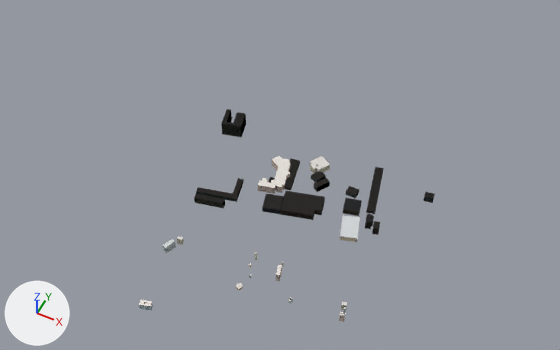
An edit to the glTF model assets/urban/8.gltf, drawn before and after from the same camera.
Rendered twice from a 50 mm lens placed at (374.0, -708.0, 1057.0), pointed at (-36.0, 111.0, 33.0). The axes (+X, +Y, +Z) are drawn at lower left. The lights are the same throughout. The picture after the commit comes second. Vertices at exactly the same position are counted once.

The first picture shows 'Station 8 surrounding real OSM building footprints'.
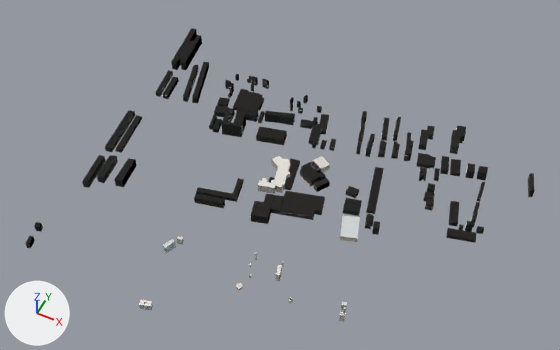
Diff of the bpy script that builds the scene:
```diff
--- a/assets/urban/8.gltf.py
+++ b/assets/urban/8.gltf.py
@@ mat_reflective_blue_building_window @@
+mat_reflective_blue_building_window = principled_material('reflective-blue-building-window')
+mat_reflective_blue_building_window.base_color = (0.514, 0.682, 0.733)  # pale blue #bed7de
+mat_reflective_blue_building_window.metallic = 0.02
+mat_reflective_blue_building_window.roughness = 0.89
@@ mat_weathered_white_facade_trim @@
+mat_weathered_white_facade_trim = principled_material('weathered-white-facade-trim')
+mat_weathered_white_facade_trim.base_color = (0.78, 0.769, 0.737)  # white #e5e3df
+mat_weathered_white_facade_trim.metallic = 0.02
+mat_weathered_white_facade_trim.roughness = 0.89
@@ mat_metal_window_frame @@
+mat_metal_window_frame = principled_material('metal-window-frame')
+mat_metal_window_frame.base_color = (0.412, 0.467, 0.486)  # grey #acb6b9
+mat_metal_window_frame.metallic = 0.02
+mat_metal_window_frame.roughness = 0.89
@@ me_mesh_0 @@
 # used by ob_station_8_surrounding_real_osm_building_footprints; location = (0.0, 0.0, 0.0)
-me_mesh_0.from_pydata(...)  # 917 vertices, 950 faces; spans x -204.0..222.0, y -216.0..231.0, z 0.0..30.0
+me_mesh_0.from_pydata(...)  # 26393 vertices, 14464 faces; spans x -401.0..376.0, y -216.0..417.0, z 0.0..30.0
+# me_mesh_0 part 1: the loose piece of 8 vertices spanning x -156.0..-102.0, y 11.0..32.0, z 0.0..14.0 is copied, and the copy is turned -88.3 degrees about the z axis through its middle and scaled by 0.512, then moved by (-18.0, 232.0, -4.0); it spans x -154.0..-141.0, y 239.0..267.0, z 0.0..6.0
+# me_mesh_0 part 2: the loose piece of 8 vertices spanning x -156.0..-102.0, y 11.0..32.0, z 0.0..14.0 is copied, and the copy is turned -88.7 degrees about the z axis through its middle and scaled by 0.624, then moved by (-95.0, 177.0, -3.0); it spans x -231.0..-217.0, y 181.0..215.0, z 0.0..8.0
+# me_mesh_0 part 3: the loose piece of 8 vertices spanning x 204.0..222.0, y 196.0..209.0, z 0.0..12.0 is copied, and the copy is turned 9.7 degrees about the z axis through its middle and scaled by 0.712, then moved by (102.0, -30.0, -1.0); it spans x 308.0..321.0, y 167.0..178.0, z 0.0..10.0
+# me_mesh_0 part 4: the loose piece of 8 vertices spanning x 204.0..222.0, y 196.0..209.0, z 0.0..12.0 is copied, and the copy is scaled about its middle by (0.771, 1.23, 1.16), then moved by (6.0, -16.0, 1.0); it spans x 212.0..227.0, y 179.0..195.0, z 0.0..14.0
+# me_mesh_0 part 5: 24312 vertices added at x -401.0..376.0, y -72.0..417.0, z 0.0..27.0
+# me_mesh_0 part 6: 364 vertices added at x -367.0..-349.0, y -200.0..-154.0, z 0.0..15.0
+# other edits to the shape of me_mesh_0 do not show in these pictures
 me_mesh_0.materials.append(mat_windowed_plaster_0)
@@ me_mesh_0 @@
 me_mesh_0.materials.append(mat_roof_original_7)
+me_mesh_0.materials.append(mat_reflective_blue_building_window)  # pale blue #bed7de
+me_mesh_0.materials.append(mat_weathered_white_facade_trim)  # white #e5e3df
+me_mesh_0.materials.append(mat_metal_window_frame)  # grey #acb6b9
```

Boxes (x1, y1, x2, y2) around the edits, measured in the pictures (560 x 350 px):
'Station 8 surrounding real OSM building footprints', reshaped (72% wider, 38% taller)
    before: (139, 109, 435, 322)
    after: (25, 28, 535, 322)
part 1 of me_mesh_0, added
    after: (258, 111, 265, 123)
part 2 of me_mesh_0, added
    after: (209, 115, 217, 130)
part 3 of me_mesh_0, added
    after: (476, 226, 484, 234)
part 4 of me_mesh_0, added
    after: (425, 198, 434, 211)
part 5 of me_mesh_0, added
    after: (82, 28, 535, 280)
part 6 of me_mesh_0, added
    after: (25, 222, 43, 248)
